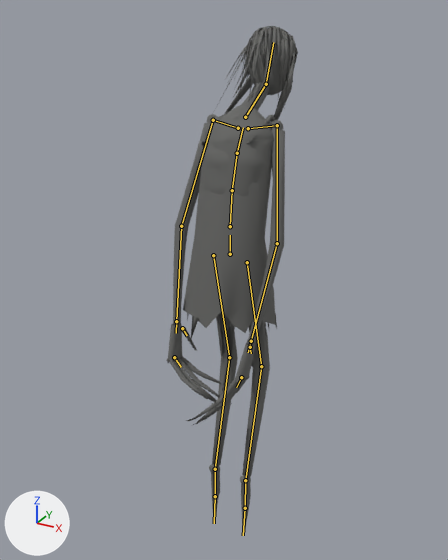
The glTF model content/art/models/tippy_toesie.lod1.glb as it was, and as the next commit left it.
Rendered twice from a 50 mm camera at (1.11, -2.08, 2.32) aimed at (-0.09, 0.11, 1.23). The axes (+X, +Y, +Z) are drawn at lower left. The lights are the same throughout. The picture after the commit comes second. Both versions are drawn at frame 74 of the action 'stoop'; the numbers are the values there. The bones that change, and the others that lie on the model, are drawn over the model as lines.

Objects in the first picture: 'body', 'hands', 'head', 'shift'.
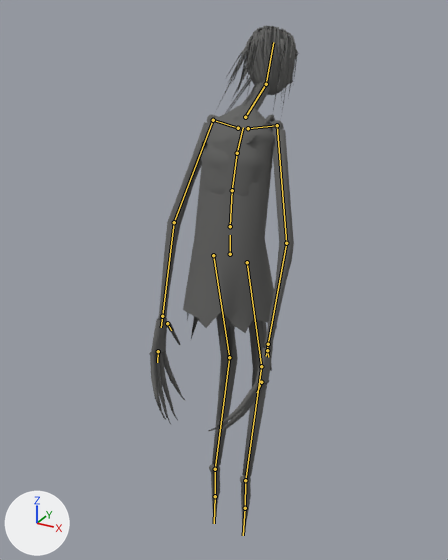
Changed parts and their boxes (x1, y1, x2, y2) in the pictures (448 x 560 px):
'body', posed (21% wider)
    before: (173, 80, 285, 534)
    after: (158, 80, 294, 534)
'hands', posed (37% wider, 13% taller)
    before: (166, 323, 256, 426)
    after: (149, 318, 273, 435)
'head', posed
    before: (211, 26, 298, 120)
    after: (214, 26, 298, 116)
bone 'upperarm_l', root to tip
    before: (213, 120) to (181, 226)
    after: (213, 120) to (174, 222)
bone 'fingers_l', root to tip
    before: (174, 357) to (181, 367)
    after: (158, 351) to (157, 362)
bone 'upperarm_r', root to tip
    before: (277, 125) to (277, 243)
    after: (277, 125) to (286, 243)

Patch to the scene script:
```diff
--- a/content/art/models/tippy_toesie.lod1.glb.py
+++ b/content/art/models/tippy_toesie.lod1.glb.py
@@ bone_upperarm_l @@
 bone_upperarm_l = bpy.data.objects['SK_Human'].pose.bones['upperarm_l']  # child of 'clavicle_l'
-bone_upperarm_l.rotation_quaternion = (0.763, -0.64, -0.067, -0.056)  # degrees (-80, -10, 0)
+bone_upperarm_l.rotation_quaternion = (0.79, -0.606, -0.069, -0.053)  # degrees (-75, -10, 0)
@@ bone_fingers_l @@
 bone_fingers_l = bpy.data.objects['SK_Human'].pose.bones['fingers_l']  # child of 'hand_l'
-bone_fingers_l.rotation_quaternion = (0.934, -0.358, 0.0, 0.0)  # degrees (-42, 0, 0)
+bone_fingers_l.rotation_quaternion = (0.999, -0.052, 0.0, 0.0)  # degrees (-6, 0, 0)
@@ bone_upperarm_r @@
 bone_upperarm_r = bpy.data.objects['SK_Human'].pose.bones['upperarm_r']  # child of 'clavicle_r'
-bone_upperarm_r.rotation_quaternion = (0.763, -0.64, 0.067, 0.056)  # degrees (-80, 10, 0)
+bone_upperarm_r.rotation_quaternion = (0.79, -0.606, 0.069, 0.053)  # degrees (-75, 10, 0)
```
